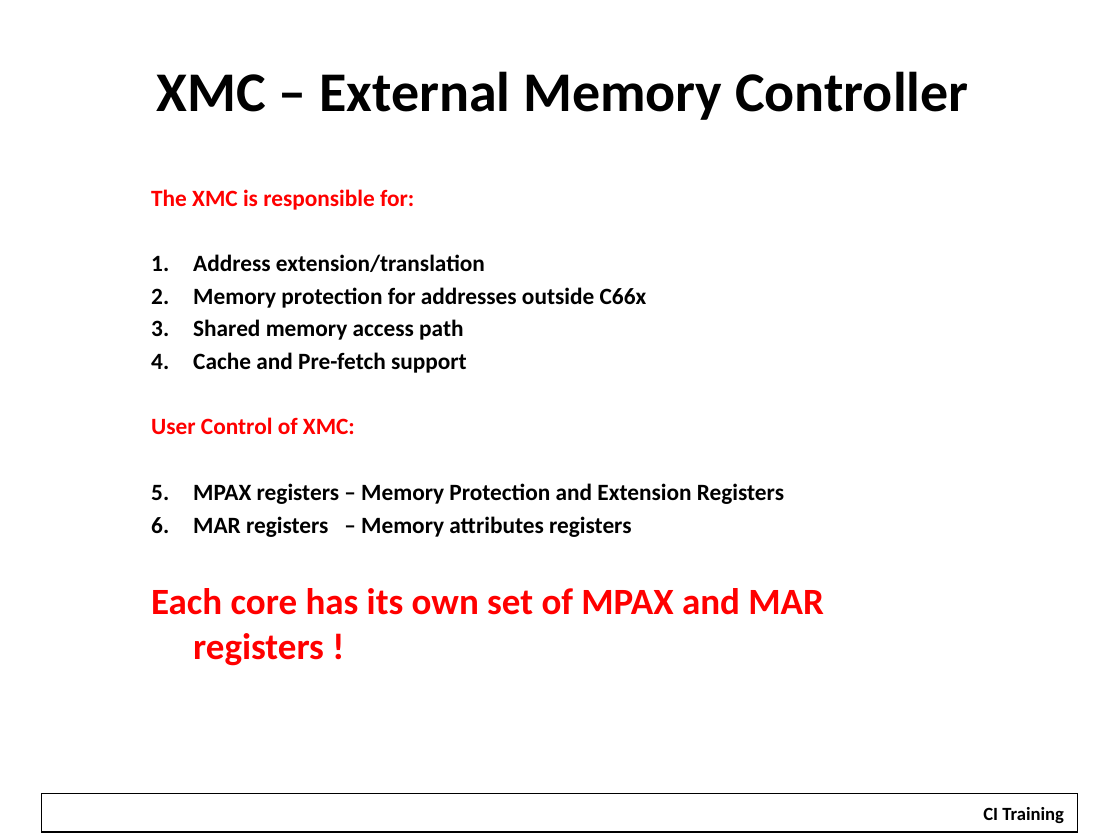
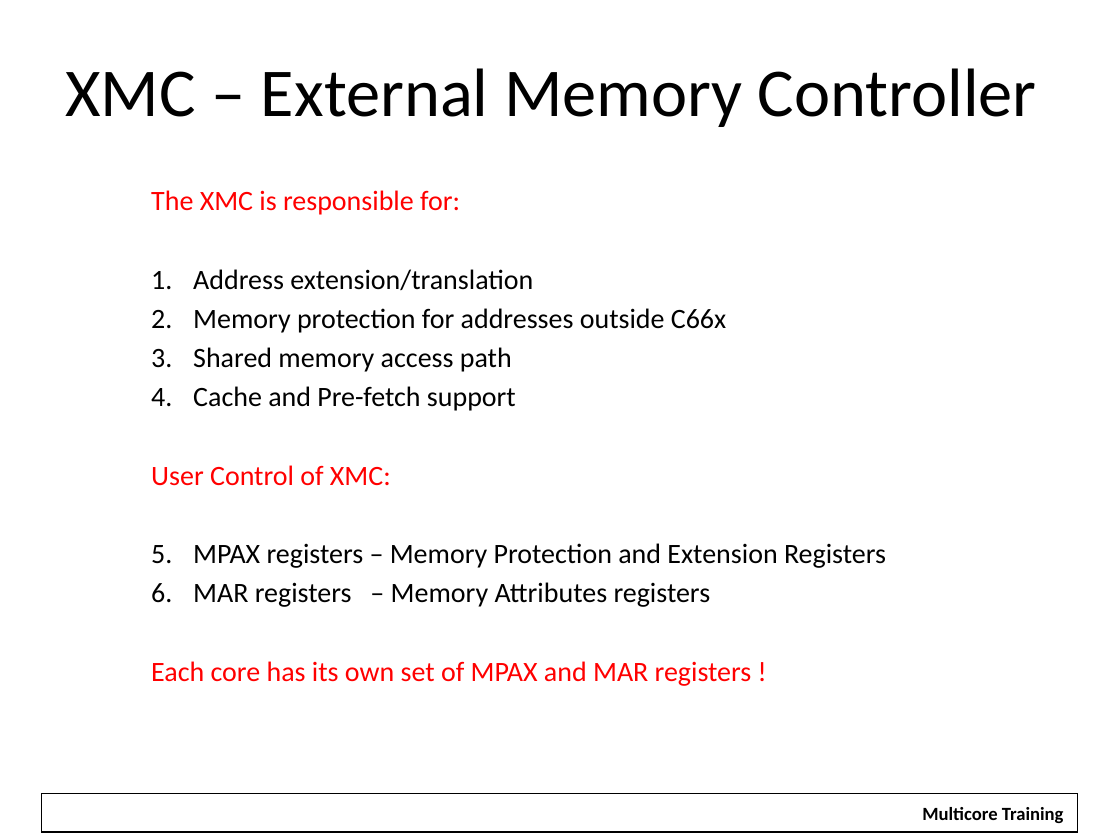
Before and after one commit to hari1989/keystone-workshop, a slide deck: slide 26 of slides/KeyStone Overview.pptx. Drawn at 1120x840 pixels with LibreOffice and Linux fonts; fonts in the diff are those of the drawing; background and template pictures are left out. Boxes give left, top, right and bottom in pixels: in the first picture for what was removed or moved away, otherwise in the second. Text is boxed around its words. In the diff, an @@ line names an element or a change of style, - is before the commit and + after.

Commit message:
Updates for Pittsburgh Training

```diff
--- a/slides/KeyStone Overview.pptx
+++ b/slides/KeyStone Overview.pptx
@@ title "XMC – External Memory Controller": place and size @@
-title "XMC – External Memory Controller" at [157,71,968,120]
+title "XMC – External Memory Controller" at [65,68,1037,127]
@@ title "XMC – External Memory Controller" at [65,68,1037,127]: size 36 to 44 pt, bold off @@
@@ subtitle at [151,190,886,686]: size 15 to 18 pt in "The XMC is responsible for:", "Address extension/translation", "Memory protection for addresses outside C66x", "Shared memory access path" and 3 more places; bold off in "The XMC is responsible for:", "Address extension/translation", "Memory protection for addresses outside C66x", "Shared memory access path" and 4 more places; size 23.8 to 18 pt in "Each core has its own set of ..."; less space between paragraphs @@
@@ subtitle at [193,582,711,607]: text changed; size 15 to 18 pt; bold off @@
-2. MAR registers – Memory attributes registers
+2. MAR registers – Memory Attributes registers
@@ text at [922,807,1064,823]: text changed @@
-CI Training
+Multicore Training
```
Also in this commit, not shown: 64 other slides changed, 20 other files.
